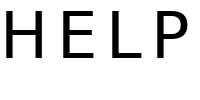
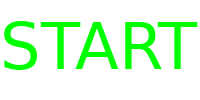
The second 200 × 100 image is a revision of the first. Changes to its layers:
added layer "START" above "HELP" over [left=4, top=21, right=198, bottom=70]
hid "HELP", painted on it over [left=6, top=11, right=191, bottom=70]
hid "Background" over [left=4, top=11, right=198, bottom=70]
